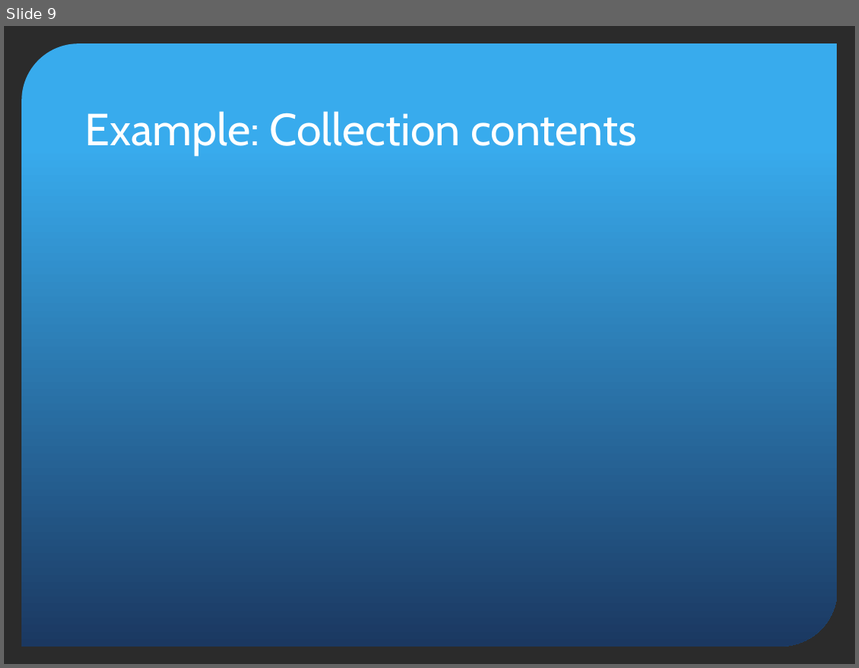
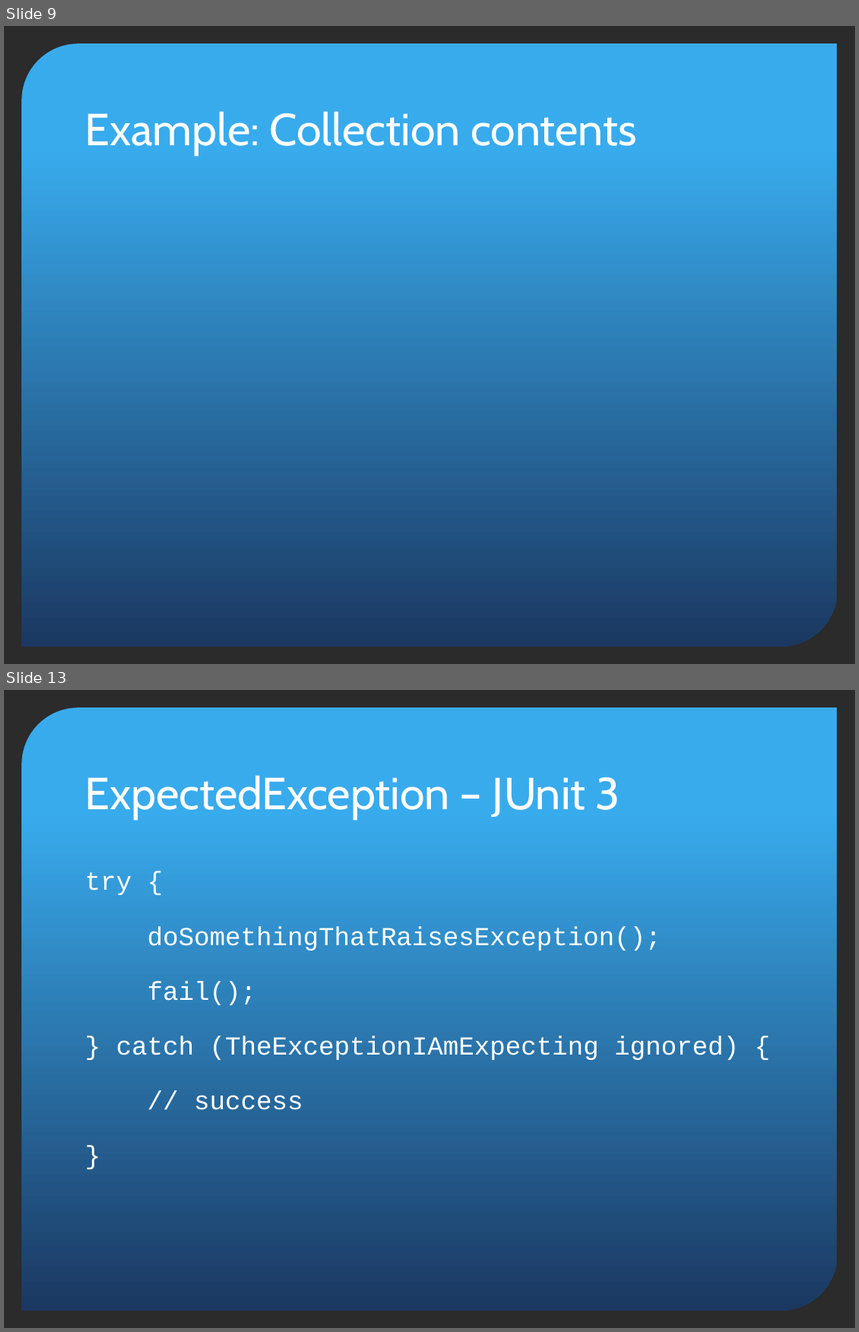
Before and after one commit to pholser/bending-junit, a slide deck: bending-junit.pptx. Shown one above the other, each under a label of ours: slide 9 before the commit, slides 9 and 13 after it; the slides between them are not shown. The pictures are 859x668 and 859x1332 pixels, drawn with LibreOffice and Linux fonts; fonts in the diff are those of the drawing; background and template pictures are left out; a plain dark background stands for a picture behind light text. Boxes give left, top, right and bottom in pixels: in the first picture for what was removed or moved away, otherwise in the second. Text is boxed around its words. In the diff, an @@ line names an element or a change of style, - is before the commit and + after.

```diff
--- a/bending-junit.pptx
+++ b/bending-junit.pptx
@@ slide 13 added at (4, 690, 855, 1328), background picture (left out); not listed: 1 template element that a slide beside it also shows @@
@@ title added at (85, 775, 620, 819), 38 pt, text #FFFFFF @@
+ExpectedException – JUnit 3
@@ text added at (85, 872, 739, 1110), 22 pt, text #FFFFFF @@
+try {
+doSomethingThatRaisesException();
+fail();
+} catch (TheExceptionIAmExpecting ignored) {
+// success
+}
```
Also in this commit, not shown: 1 slide changed, 5 other slides added.
